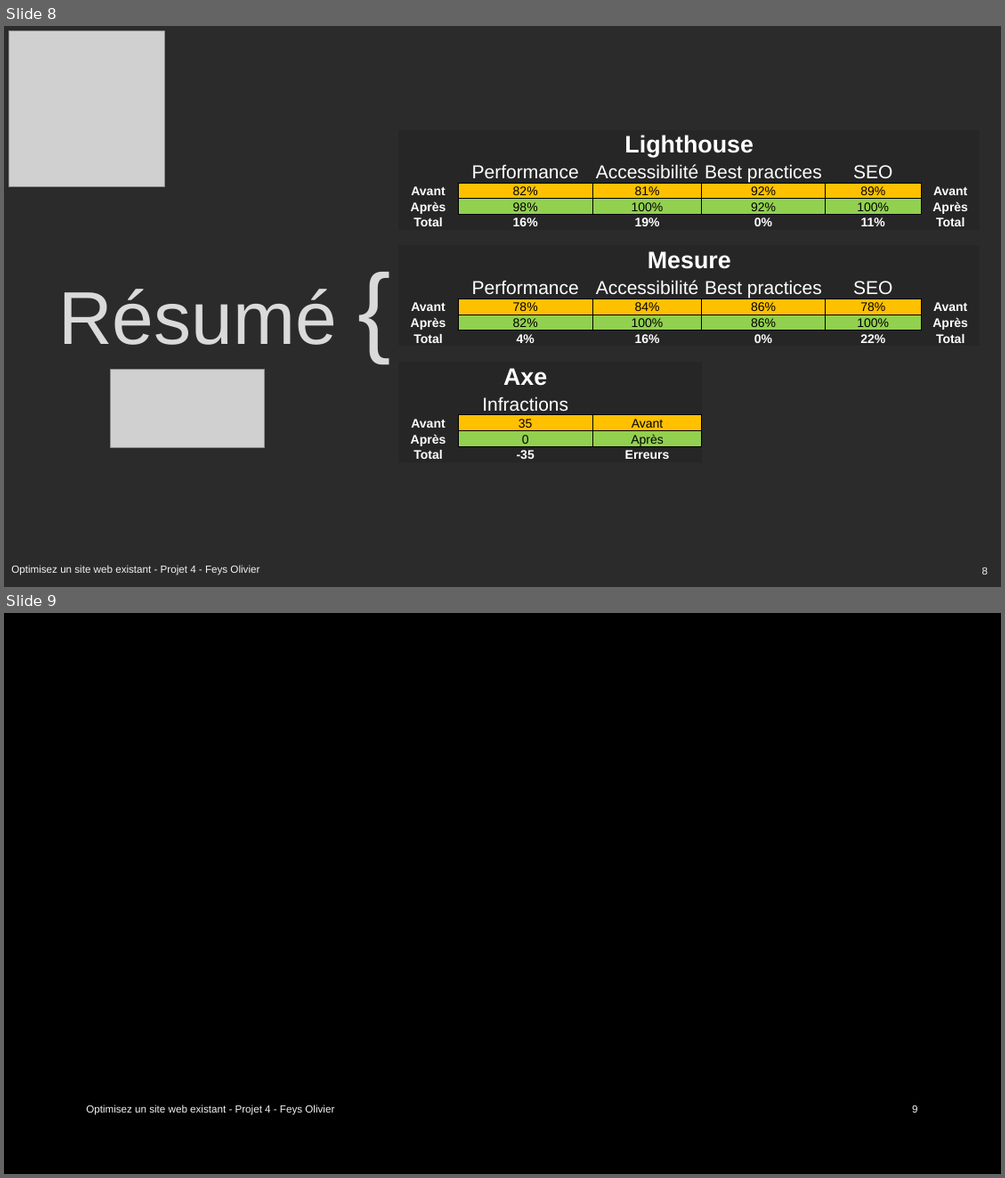
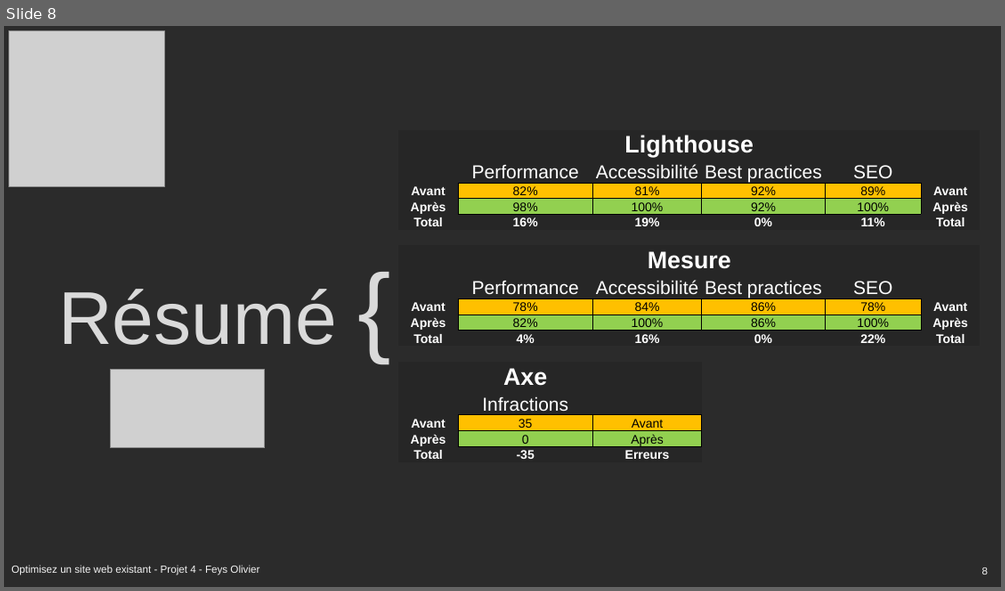
Before and after one commit to Olive59/Projet-4, a slide deck: Présentation la chouette agence.pptx. Shown one above the other, each under a label of ours: slides 8 and 9 before the commit, slide 8 after it. The pictures are 1005x1178 and 1005x591 pixels, drawn with LibreOffice and Linux fonts; fonts in the diff are those of the drawing; grey boxes stand for pictures; background and template pictures are left out; a plain dark background stands for a picture behind light text. Boxes give left, top, right and bottom in pixels: in the first picture for what was removed or moved away, otherwise in the second. Text is boxed around its words. In the diff, an @@ line names an element or a change of style, - is before the commit and + after.

```diff
--- a/Présentation la chouette agence.pptx
+++ b/Présentation la chouette agence.pptx
@@ slide 9 removed at bbox=[4, 613, 1001, 1174], background picture (left out) @@
@@ text removed at bbox=[86, 1104, 334, 1115] @@
-Optimisez un site web existant - Projet 4 - Feys Olivier
@@ page number removed at bbox=[912, 1105, 917, 1112] @@
-9
```
Also in this commit, not shown: 3 slides changed, 8 other files.
